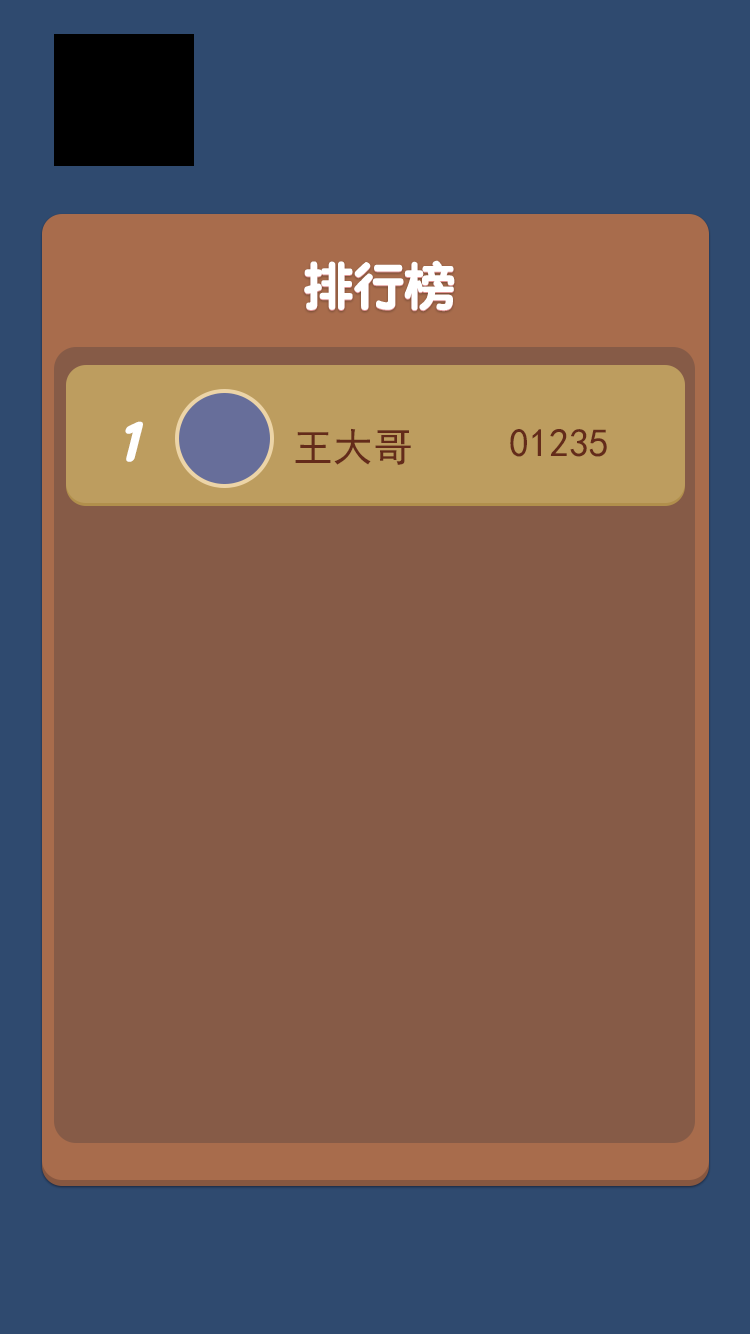
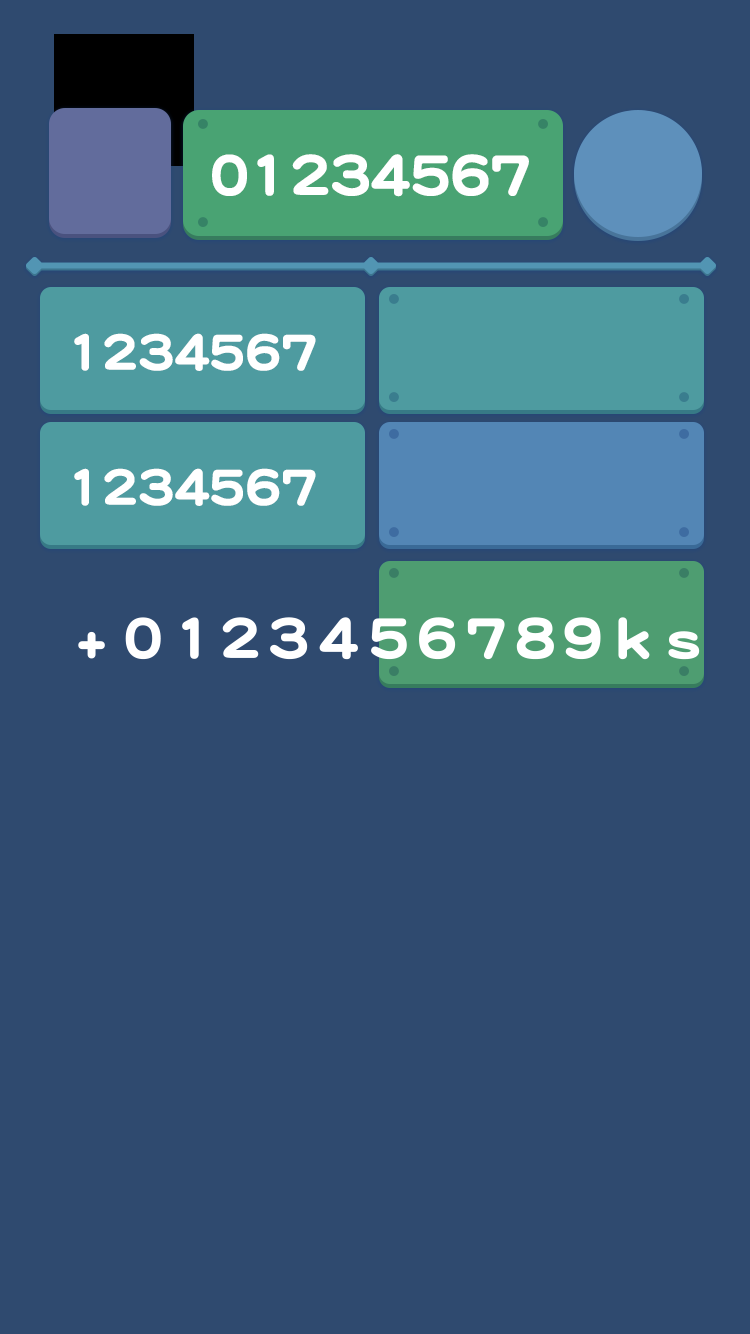
Two versions of the same layered image (750x1334). Layer-by-layer changes:
hid group "排行榜" (1st of 3) (20 layers) over (x1=42, y1=208, x2=709, y2=1186)
showed group "游戏内容" (42 layers) over (x1=25, y1=105, x2=718, y2=688)
added group "组 15 拷贝 2" with 3 layers in group "组 4 拷贝 2" over (x1=379, y1=557, x2=704, y2=688)
added layer "椭圆 3" (1st of 3, in "游戏内容" › "内容" › "组 4 拷贝 2" › "组 15 拷贝 2") (multiply) in group "组 15 拷贝 2" over (x1=389, y1=568, x2=689, y2=676)
added layer "矩形 4 拷贝 2" (2nd of 5, in "游戏内容" › "内容" › "组 4 拷贝 2" › "组 15 拷贝 2") (color dodge) in group "组 15 拷贝 2" over (x1=379, y1=557, x2=704, y2=684)
moved "矩形 4 拷贝" (2nd of 5, in "游戏内容" › "内容" › "组 4 拷贝 2" › "组 15 拷贝 2") into group "组 15 拷贝 2", painted on it over (x1=379, y1=422, x2=704, y2=688)
added group "组 15 拷贝" with 3 layers in group "组 4 拷贝 2" over (x1=379, y1=418, x2=704, y2=549)
added layer "椭圆 3" (2nd of 3, in "游戏内容" › "内容" › "组 4 拷贝 2" › "组 15 拷贝") (multiply) in group "组 15 拷贝" over (x1=389, y1=429, x2=689, y2=537)
moved "矩形 4 拷贝 2" (3rd of 5, in "游戏内容" › "内容" › "组 4 拷贝 2" › "组 15 拷贝") into group "组 15 拷贝" over (x1=379, y1=418, x2=704, y2=545)
added layer "矩形 4 拷贝" (3rd of 5, in "游戏内容" › "内容" › "组 4 拷贝 2" › "组 15 拷贝") in group "组 15 拷贝" over (x1=379, y1=422, x2=704, y2=549)
added group "组 15" with 3 layers in group "组 4 拷贝 2" over (x1=379, y1=283, x2=704, y2=414)
moved "矩形 4 拷贝 2" (4th of 5, in "游戏内容" › "内容" › "组 4 拷贝 2" › "组 15") into group "组 15" over (x1=379, y1=283, x2=704, y2=410)
moved "矩形 4 拷贝" (4th of 5, in "游戏内容" › "内容" › "组 4 拷贝 2" › "组 15") into group "组 15" over (x1=379, y1=287, x2=704, y2=414)
added group "组 16" with 3 layers in group "任务" over (x1=183, y1=108, x2=563, y2=240)
added layer "椭圆 3 拷贝" (multiply) in group "组 16" over (x1=198, y1=119, x2=548, y2=227)
moved "矩形 2 拷贝" into group "组 16" over (x1=183, y1=108, x2=563, y2=236)
moved "矩形 2" into group "组 16" over (x1=183, y1=110, x2=563, y2=240)
…and 5 more changes (3 added, 2 painted, 1 renamed)
